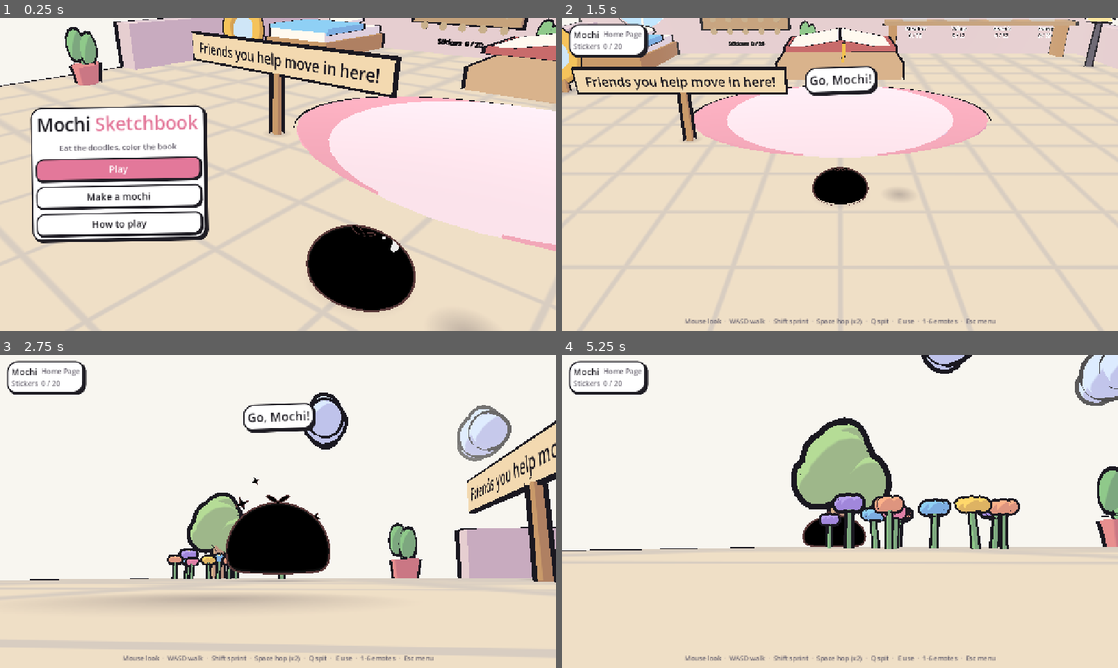
Above: before the commit, frames 1-4 (two rows, left to right).
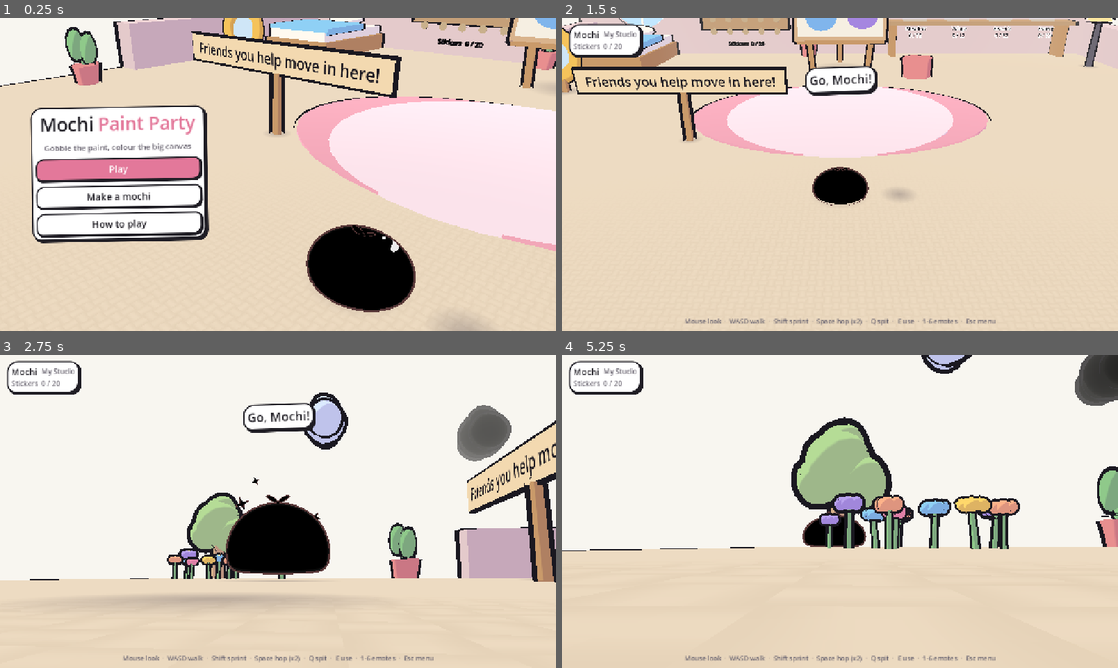
Above: after the commit, the same moments.

Repository: Mainm0e/mochi-paint-party
Game: Godot game, scene res://scenes/main.tscn
Two runs of this game, one before a commit and one after it. Both use one fixed random seed, a clock stepped at 60 frames per second and the inputs below.
Inputs (mouse positions are in pixels of both pictures, inside the frame that each line leads up to):
- Up to frame 1 (0.25 s): no input
- Up to frame 2 (1.5 s): click "Play" at 0.5 s; click "Let's go!" at 1.25 s
- Up to frame 3 (2.75 s): move the mouse to (305, 511) at 2.02 s; hold W (move_forward) from 2.03 s (still down); hold E (interact) from 2.03 s (still down); click (305, 511) at 2.17 s; tap Space (jump) at 2.27, 2.57 s
- Up to frame 4 (5.25 s): keep holding W (move_forward); move the mouse to (812, 511) at 2.77 s; release E (interact) at 2.78 s; click (812, 511) at 2.85 s; tap Space (jump) at 3.02, 3.32, 4.52, 4.82 s; move the mouse to (851, 505) at 3.52 s; hold Q (spit) 3.53-4.28 s; move the mouse to (834, 517) at 4.27 s; tap Shift (sprint) at 4.35 s; click (834, 517) at 4.42 s; move the mouse to (878, 514) at 5.02 s; tap 1 at 5.1 s

The runs differ from the first frame. In frame 1, 4.3% of the frame differs, in the area x 6-100%, y 0-44%; in frame 2, 3.8%; in frame 3, 1.1%; in frame 4, 1.1%.

Commit message:
Retheme to Mochi Paint Party: the Big Canvas instead of a sketchbook
- The game is renamed Mochi Paint Party (menu logo, window, docs). The save
  moves with the new name; an old Mochi Sketchbook save is copied across on
  first start (the original is left in place).
- The World Map is the Big Canvas: one giant stretched canvas on a painter's
  table, with a palette, paint tubes, brushes and a water jar around it.
- The Home Page is My Studio: an easel holding the canvas you step into.
- The ground everywhere is woven canvas instead of grid paper.
- Texts retold: 'Step into the canvas', 'Back to the Big Canvas',
  'Painted in full colour!', 'This part of the canvas isn't painted yet!'.

Co-Authored-By: Claude Opus 5.5 <noreply@anthropic.com>

Diff:
--- a/godot/project.godot
+++ b/godot/project.godot
@@ -10,8 +10,8 @@
 
 [application]
 
-config/name="Mochi Sketchbook"
-config/description="Make a mochi, then hop around a sketchbook page painting the doodles back in."
+config/name="Mochi Paint Party"
+config/description="Make a mochi, then hop around a giant canvas, painting the colour back in."
 run/main_scene="res://scenes/main.tscn"
 config/features=PackedStringArray("4.7", "Forward Plus")
 
--- a/godot/scripts/main.gd
+++ b/godot/scripts/main.gd
@@ -1,5 +1,5 @@
 extends Node
-## Mochi Sketchbook: game flow (menu -> Home Page -> book pages), camera, input, UI and saving.
+## Mochi Paint Party: game flow (menu -> Studio -> the Big Canvas -> its scenes), camera, input, UI and saving.
 ## Everything is built in code so the project stays a handful of readable scripts.
 ## Run with `-- --autotest=<dir>` to play through the slice, save screenshots there and quit.
 
@@ -249,6 +249,11 @@
 
 
 func _load_save() -> void:
+	if save_path == SAVE_PATH and not FileAccess.file_exists(save_path):
+		# the game used to be called "Mochi Sketchbook": bring that save across once, so no progress is lost
+		var old := OS.get_user_data_dir().get_base_dir().path_join("Mochi Sketchbook").path_join("mochi_sketchbook.json")
+		if FileAccess.file_exists(old):
+			DirAccess.copy_absolute(old, ProjectSettings.globalize_path(SAVE_PATH))
 	if not FileAccess.file_exists(save_path):
 		return
 	var data: Variant = JSON.parse_string(FileAccess.get_file_as_string(save_path))
@@ -337,7 +342,7 @@
 	if on_map and not _told.has("map"):
 		_told["map"] = true
 		await get_tree().create_timer(1.0).timeout
-		think("The whole sketchbook! Hop onto a stamp and press E.", 3.5)
+		think("The whole Big Canvas! Hop onto a stamp and press E.", 3.5)
 		return
 	if not name in ["home", "worldmap"] and not _told.has("drops"):
 		_told["drops"] = true
@@ -493,9 +498,9 @@
 	var logo := _hbox(10)
 	logo.alignment = BoxContainer.ALIGNMENT_CENTER
 	logo.add_child(_label("Mochi", 42))
-	logo.add_child(_label("Sketchbook", 42, ACCENT))
+	logo.add_child(_label("Paint Party", 42, ACCENT))
 	mv.add_child(logo)
-	var sub := _label("Eat the doodles, color the book", 18, MUTED)
+	var sub := _label("Gobble the paint, colour the big canvas", 18, MUTED)
 	sub.horizontal_alignment = HORIZONTAL_ALIGNMENT_CENTER
 	mv.add_child(sub)
 	play_btn = _button("Play", true, 22)
@@ -582,7 +587,7 @@
 	var tv := _vbox(2)
 	var name_row := _hbox(10)
 	hud_name = _label("Mochi", 20)
-	page_label = _label("Home Page", 16, MUTED)
+	page_label = _label("My Studio", 16, MUTED)
 	name_row.add_child(hud_name)
 	name_row.add_child(page_label)
 	tv.add_child(name_row)
@@ -669,8 +674,8 @@
 	# --- pause + page complete
 	var resume := _button("Keep walking", true)
 	var edit := _button("Change my mochi")
-	home_btn = _button("Back to the map")
-	var restart := _button("Restart this page")
+	home_btn = _button("Back to the Big Canvas")
+	var restart := _button("Restart this scene")
 	var to_menu := _button("Main menu")
 	resume.pressed.connect(func(): set_mode(Mode.PLAY))
 	edit.pressed.connect(func():
@@ -689,7 +694,7 @@
 	map_card.offset_left = 28
 	map_card.grow_vertical = Control.GROW_DIRECTION_BOTH
 	var map_box := _vbox(6)
-	map_title = _label("Page map", 22)
+	map_title = _label("Scene map", 22)
 	map_box.add_child(map_title)
 	map_view = Control.new()
 	map_view.custom_minimum_size = Vector2(300, 300)
@@ -702,13 +707,13 @@
 	map_card.add_child(map_box)
 	pause_panel.add_child(map_card)
 	var keep := _button("Keep exploring")
-	var win_home := _button("Back to the map", true)
+	var win_home := _button("Back to the Big Canvas", true)
 	keep.pressed.connect(func(): win_panel.visible = false; set_mode(Mode.PLAY))
 	win_home.pressed.connect(func():
 		win_panel.visible = false
 		enter_level("worldmap")
 		set_mode(Mode.PLAY))
-	win_panel = _overlay("Page painted!", "", [win_home, keep])
+	win_panel = _overlay("Painted in full colour!", "", [win_home, keep])
 	win_text = win_panel.find_child("Text", true, false)
 	win_panel.visible = false
 	ui.add_child(win_panel)
@@ -1056,7 +1061,7 @@
 			_toast(world.page_name())
 		"stamp":
 			if z.level == "":
-				think("This page is still being drawn!", 2.2)
+				think("This part of the canvas isn't painted yet!", 2.2)
 				return
 			save.map_at = z.stamp
 			_store()
--- a/godot/scripts/world.gd
+++ b/godot/scripts/world.gd
@@ -127,7 +127,7 @@
 
 func page_name() -> String:
 	if level == "worldmap" or level == "home":
-		return "World Map" if level == "worldmap" else "Home Page"
+		return "The Big Canvas" if level == "worldmap" else "My Studio"
 	return page_title(level)
 
 
@@ -575,7 +575,7 @@
 # ================================================================== Home Page
 ## Doodle friends who move to the Home Page once you've helped them (their quest or race star is found).
 const HOME_FRIENDS := [
-	["pip", "meadow", "b_pip", "sprout", "c3e2a0", "Pip", "I love my new home! My bow looks great on this page."],
+	["pip", "meadow", "b_pip", "sprout", "c3e2a0", "Pip", "I love my new home! My bow looks great in your studio."],
 	["tufts", "meadow", "b_tufts", "puff", "ffffff", "Tufts", "My fluff-puffs sleep under your bed. Shh!"],
 	["scribble", "meadow", "b_race", "pencil", "ffd86b", "Scribble", "I doodled you a picture. Well... a squiggle."],
 	["glim", "village", "b_glim", "lamp", "6b6672", "Glim", "I'll keep your page bright at night!"],
@@ -593,7 +593,7 @@
 var home_state := {}   # set by main before building the Home Page: {stars: {page: n}, stickers: [gid], friends: [id]}
 
 
-## The Home Page: your own cosy corner of the sketchbook. A room on a paper page with the book (to the World
+## The Home Page ("My Studio"): your own painting studio. A room with the easel and the Big Canvas (to the World
 ## Map), the mirror (change your look), a shelf of star jars (one per chapter), a sticker board that fills up,
 ## and the doodle friends you've helped, who move in and chat.
 func _build_home() -> void:
@@ -615,17 +615,32 @@
 	rug.scale = Vector3(1.0, 1.0, 0.75)
 	add_child(rug)
 	add_child(colored(_cyl(2.6, 2.6, 0.045, 32), "fbe3eb", Vector3(0, 0.025, 0.5), 0.0, 0.1))
-	# the big sketchbook on a low desk: it opens the World Map
-	var book := Node3D.new()
-	book.add_child(doodle(_box(3.8, 0.5, 2.6), "d9b38c", Vector3(0, 0.25, 0), 0.03, true))  # desk
-	for sx in [-1.0, 1.0]:
-		var page := doodle(_box(1.5, 0.1, 2.1), "fffaf0", Vector3(sx * 0.78, 1.05, 0), 0.025, true)
-		page.rotation.z = -sx * 0.18
-		book.add_child(page)
-	book.add_child(doodle(_box(3.3, 0.14, 2.3), "c86b6b", Vector3(0, 0.88, 0), 0.03, true))
-	book.add_child(doodle(_box(0.08, 0.6, 0.02), "f2c14e", Vector3(0.1, 0.75, 1.15), 0.01, true))
-	place(book, Vector3(0, 0, -4.2), 1.0, 3.8, 0.0, _box_shape(Vector3(3.8, 1.2, 2.6)), Vector3(0, 0.6, 0))
-	zone("book", Vector3(0, 0, -2.4), 1.5, "E  Open the book")
+	# the easel with the Big Canvas: step into it to reach the map of every scene
+	var easel := Node3D.new()
+	for leg in [[-1.1, 0.12], [1.1, -0.12]]:  # two front legs, leaning in
+		var l := doodle(_cyl(0.07, 0.09, 3.6, 6), "c99a6a", Vector3(leg[0], 1.75, 0.15), 0.02)
+		l.rotation = Vector3(-0.12, 0, leg[1])
+		easel.add_child(l)
+	var back_leg := doodle(_cyl(0.07, 0.09, 3.4, 6), "c99a6a", Vector3(0, 1.6, -0.7), 0.02)
+	back_leg.rotation.x = 0.35
+	easel.add_child(back_leg)
+	easel.add_child(doodle(_box(2.8, 0.12, 0.35), "c99a6a", Vector3(0, 0.95, 0.3), 0.02, true))  # the ledge
+	var canvas := Node3D.new()  # the canvas, tilted back a little, with the scenes painted on it
+	canvas.add_child(doodle(_box(2.9, 2.2, 0.14), "d9b38c", Vector3.ZERO, 0.03, true))
+	canvas.add_child(colored(_box(2.7, 2.0, 0.05), "f6efe2", Vector3(0, 0, 0.08), 0.0, 0.0))
+	for b in [[-0.7, 0.45, "a8d8a0"], [0.65, 0.5, "f5c35b"], [-0.6, -0.45, "7fb5ec"], [0.7, -0.4, "a585e0"]]:
+		var dab := colored(_cyl(0.48, 0.48, 0.04, 16), b[2], Vector3(b[0], b[1], 0.11), 0.0, 0.1)
+		dab.rotation.x = PI / 2.0
+		dab.scale = Vector3(1.0, 1.0, 0.75)
+		canvas.add_child(dab)
+	canvas.add_child(colored(_star_mesh(0.3, 0.14, 0.04), "ff9ab5", Vector3(0, 0.02, 0.14), 0.01, 0.2))  # the Ink Bloom
+	canvas.position = Vector3(0, 2.1, 0.3)
+	canvas.rotation.x = -0.12
+	easel.add_child(canvas)
+	place(easel, Vector3(0, 0, -4.4), 1.0, 2.2, 0.0, _box_shape(Vector3(2.9, 3.4, 1.0)), Vector3(0, 1.7, 0))
+	var stool := doodle(_cyl(0.45, 0.4, 0.6, 12), "e88f8f", Vector3(2.4, 0.3, -3.3), 0.02)  # the painter's stool
+	add_child(stool)
+	zone("book", Vector3(0, 0, -2.6), 1.5, "E  Step into the canvas")
 	# the mirror, for changing your look
 	var mirror := Node3D.new()
 	var frame := doodle(TorusMesh.new(), "f5c35b", Vector3(0, 1.0, 0), 0.02)
@@ -2555,21 +2570,48 @@
 	return i == 0 or STAMPS[i - 1][0] in map_done
 
 
-## The whole book as one walkable map: an open sketchbook whose two pages hold the four chapter regions,
-## level stamps joined by dotted ink paths, the Ink Bloom in the middle and the Eraser's castle beyond the
-## top edge. Regions stay ink-only until one of their pages is painted.
+## The Big Canvas as one walkable map: a giant stretched canvas lying on the painter's table, its four
+## chapter scenes painted across it, stamps joined by dotted paint paths, the Ink Bloom in the middle and the
+## Eraser's castle beyond the top edge. Giant paint tubes, brushes and a palette lie around it. Scenes stay
+## sketch-only until enough of their Bloom Stars are found.
 func _build_worldmap() -> void:
 	var top := 0.3
 	var y := top
-	for c in clouds:  # the page clouds would hang over the map; it gets its own, off the book edges
+	for c in clouds:  # the scene clouds would hang over the map; it gets its own, off the canvas edges
 		c.queue_free()
 	clouds.clear()
-	# the open book: cover, page stack, two walkable pages, the crease
-	add_child(doodle(_box(46, 0.5, 29), "b8665f", Vector3(0, -0.55, 0), 0.06, true))
-	add_child(doodle(_box(44.5, 0.5, 27.4), "f3ead8", Vector3(0, -0.15, 0), 0.04, true))
-	island(-11.1, 0, 21.8, 26.6, top, "fbf5e6", 0.4)
-	island(11.1, 0, 21.8, 26.6, top, "fbf5e6", 0.4)
-	add_child(doodle(_box(0.25, 0.05, 26.6), "d8cdb6", Vector3(0, top + 0.01, 0), 0.0, true))
+	# the canvas: one big walkable sheet wrapped over a wooden stretcher frame, on a wooden table
+	island(0, 0, 44, 27, top, "f6efe2", 1.0)
+	for e in [[0, 13.7, 45, 0.5], [0, -13.7, 45, 0.5], [22.3, 0, 0.5, 27.9], [-22.3, 0, 0.5, 27.9]]:
+		add_child(doodle(_box(e[2], 1.1, e[3]), "d9b38c", Vector3(e[0], -0.3, e[1]), 0.04, true))
+	add_child(doodle(_box(80, 0.6, 52), "b98a63", Vector3(0, -1.2, -2), 0.06, true))  # the painter's table
+	# giant painting things lying around the canvas
+	var palette := doodle(_cyl(6.0, 6.0, 0.35, 28), "e8c99a", Vector3(-31, -0.75, 4), 0.05)
+	palette.scale = Vector3(1.0, 1.0, 0.7)
+	add_child(palette)
+	for b in [[-29, 1.5, "ff9ab5"], [-32.5, 2.5, "ffd86b"], [-34, 5.5, "8fd0f5"], [-30.5, 7.2, "a8d8a0"], [-27.5, 5.6, "b9a2ee"]]:
+		var blob := colored(_sphere(1.0, 14, 8, true), b[2], Vector3(b[0], -0.6, b[1]), 0.03, 0.2)
+		blob.scale = Vector3(1.0, 0.45, 0.8)
+		add_child(blob)
+	for k in 3:  # paint tubes
+		var tube := Node3D.new()
+		tube.add_child(doodle(_cyl(0.7, 0.7, 4.0, 12), "fffaf0", Vector3.ZERO, 0.04))
+		tube.add_child(colored(_cyl(0.72, 0.72, 1.2, 12), ["e5485e", "7fb5ec", "f5c35b"][k], Vector3(0, 0.6, 0), 0.03, 0.2))
+		tube.add_child(doodle(_cyl(0.3, 0.45, 0.8, 10), "1f1d24", Vector3(0, 2.4, 0), 0.03))
+		tube.rotation = Vector3(PI / 2.0, 0.4 + k * 0.5, 0)
+		tube.position = Vector3(29 + k * 2.2, -0.2, 6 + k * 1.5)
+		add_child(tube)
+	for k in 2:  # brushes
+		var brush := Node3D.new()
+		brush.add_child(doodle(_cyl(0.25, 0.35, 12.0, 10), ["c86b6b", "6fae8c"][k], Vector3.ZERO, 0.04))
+		brush.add_child(doodle(_cyl(0.4, 0.4, 1.0, 10), "c9c9d2", Vector3(0, 6.4, 0), 0.03))
+		brush.add_child(doodle(_cyl(0.0, 0.55, 1.8, 10), ["ff9ab5", "8fd0f5"][k], Vector3(0, 7.8, 0), 0.03))
+		brush.rotation = Vector3(PI / 2.0, 0, PI / 2.0 + 0.25 - k * 0.5)
+		brush.position = Vector3(31 - k * 3, -0.4, -6 - k * 4)
+		add_child(brush)
+	var jar := doodle(_cyl(2.6, 2.4, 5.0, 18), "cfe6f7", Vector3(-30, 1.6, -10), 0.05)
+	add_child(jar)
+	add_child(colored(_cyl(2.3, 2.3, 0.1, 18), "9fc7e8", Vector3(-30, 3.0, -10), 0.0, 0.2))  # paint water
 	# --- Chapter 1, Meadow (front left): rolling hills, trees, flowers
 	for h in [[-14.8, 7.2, 2.0], [-20.2, 4.2, 1.5], [-4.6, 12.0, 1.3], [-14.0, 1.6, 1.4], [-3.8, 5.0, 1.5]]:
 		var hill := Node3D.new()  # wrapped, so the squashed dome never scales the collider
@@ -2690,7 +2732,7 @@
 	hut.position = hp + Vector3(0, 0.3, 0)
 	add_child(hut)
 	_map_label("Home", hp + Vector3(0, 1.4, 0))
-	zones.append({"id": "home", "pos": hp, "radius": 1.0, "prompt": "E  Back to the Home Page"})
+	zones.append({"id": "home", "pos": hp, "radius": 1.0, "prompt": "E  Back to my Studio"})
 	for k in 8:
 		var c := cloud()
 		var side := 1.0 if k % 2 == 0 else -1.0  # off the edges of the book, so they frame it without hiding regions
--- a/godot/shaders/paper.gdshader
+++ b/godot/shaders/paper.gdshader
@@ -1,17 +1,23 @@
-// Paper islands: off-white paper with a faint world-aligned grid on top, slightly shaded sides.
-// `albedo` (per instance) tints the paper once the page has been painted.
+// Canvas ground: primed canvas with a fine woven texture (threads over-and-under) on top, slightly shaded
+// sides. `albedo` (per instance) tints the canvas once that spot has been painted.
+// (The file keeps its old name, paper.gdshader, so every scene and script still finds it.)
 shader_type spatial;
 render_mode unshaded;
 
 #include "res://shaders/toon_common.gdshaderinc"
 
-uniform vec4 paper : source_color = vec4(0.973, 0.965, 0.941, 1.0);
-uniform vec4 grid_color : source_color = vec4(0.43, 0.49, 0.65, 1.0);
-uniform float grid = 1.25;
+uniform vec4 paper : source_color = vec4(0.965, 0.949, 0.918, 1.0);   // primed canvas
+uniform vec4 thread_color : source_color = vec4(0.62, 0.55, 0.45, 1.0);
+uniform float weave = 0.09;        // metres per thread
+uniform float grid = 1.25;         // (unused now; kept so older materials that set it still work)
 instance uniform vec4 albedo : source_color = vec4(1.0);
 
 varying vec3 wpos;
 varying vec3 wnorm;
+
+float hash(vec2 p) {
+	return fract(sin(dot(p, vec2(127.1, 311.7))) * 43758.5453);
+}
 
 void vertex() {
 	wpos = (MODEL_MATRIX * vec4(VERTEX, 1.0)).xyz;
@@ -21,9 +27,19 @@
 void fragment() {
 	vec3 base = paper.rgb * albedo.rgb;
 	float top = step(0.5, wnorm.y);
-	vec2 cell = abs(fract(wpos.xz / grid - 0.5) - 0.5) * grid;   // world distance to the nearest grid line
-	float aa = fwidth(wpos.x) + fwidth(wpos.z);
-	float line = 1.0 - smoothstep(0.012, 0.012 + aa, min(cell.x, cell.y));
-	vec3 c = mix(base, grid_color.rgb, line * 0.18 * top);
+	vec2 p = wpos.xz / weave;
+	vec2 cell = floor(p);
+	vec2 f = fract(p);
+	// over/under: in each cell either the warp (along z) or the weft (along x) thread is on top
+	float over = mod(cell.x + cell.y, 2.0);
+	float warp = smoothstep(0.0, 0.45, f.x) * smoothstep(1.0, 0.55, f.x);
+	float weft = smoothstep(0.0, 0.45, f.y) * smoothstep(1.0, 0.55, f.y);
+	float thread = mix(weft, warp, over);
+	float fibre = hash(cell) * 0.5 + hash(floor(p * 3.0)) * 0.5;   // slubby, uneven threads
+	// fade the weave out with distance so it never shimmers
+	float aa = fwidth(p.x) + fwidth(p.y);
+	float k = (1.0 - smoothstep(0.35, 0.9, aa)) * top;
+	float shade = (1.0 - thread) * 0.07 + fibre * 0.03;
+	vec3 c = mix(base, thread_color.rgb * albedo.rgb, shade * k);
 	ALBEDO = top > 0.5 ? c : toon_light(c, NORMAL, INV_VIEW_MATRIX) * 0.94;
 }
Not shown, changed: CLAUDE.md
Not shown, changed: docs/game_design.md
Not shown, changed: docs/level_design.md
